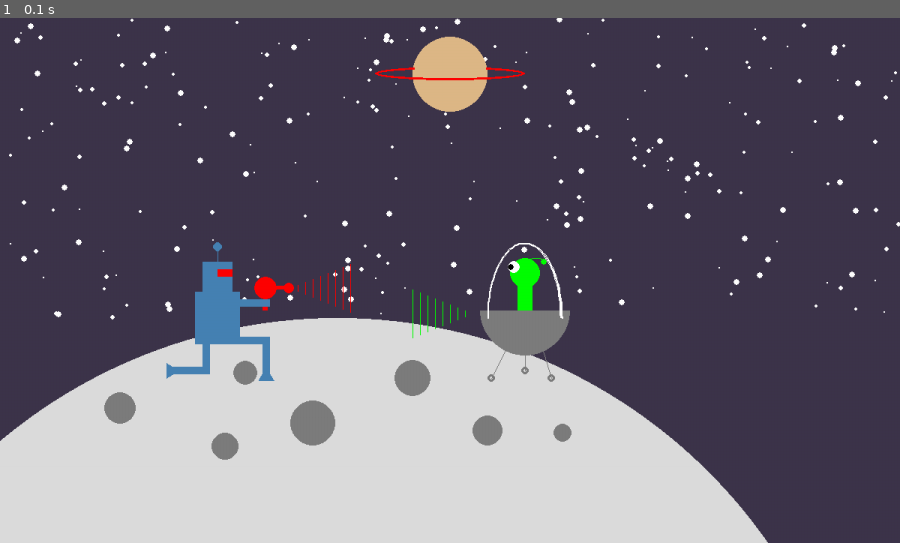
Above: before the commit, frame 1.
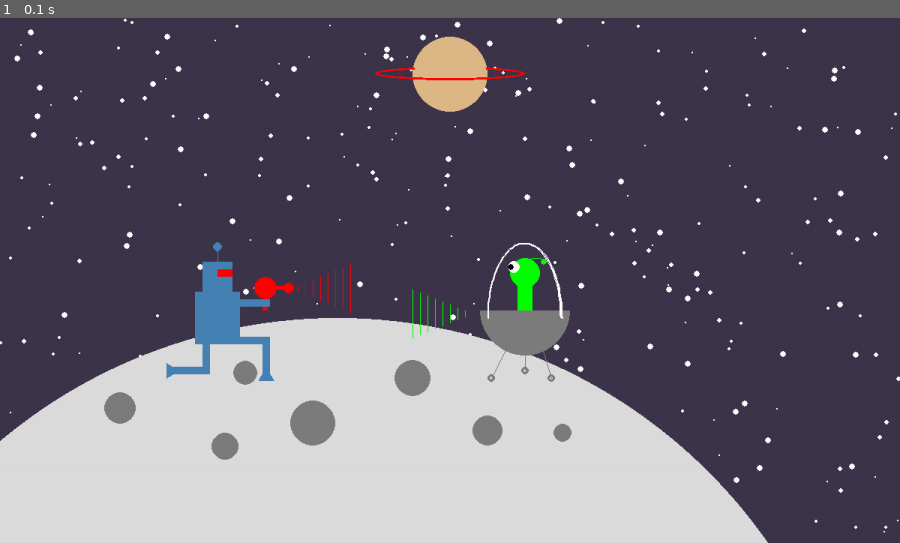
Above: after the commit, the same moment.

Repository: nedhulseman/pygames
Game: pygame game, started from background.py
Two runs of this game, one before a commit and one after it. Both use one fixed random seed, a clock stepped at 60 frames per second and the inputs below.
Inputs:
- Up to frame 1 (0.1 s): no input

The runs differ from the first frame. In frame 1, 1.7% of the frame differs, in the area x 0-100%, y 0-99%.

Commit message:
Update background.py

Diff:
--- a/background.py
+++ b/background.py
@@ -29,9 +29,9 @@
 windowSurface.fill(OBSIDIAN) #fill the background for space
 
 #draw stars
-for i in range(300):
+for i in range(400):
     x=randint(0, 1200)
-    y=randint(0, 400)
+    y=randint(0, 700)
     size=randint(0, 4)
     pygame.draw.circle(windowSurface, WHITE, (x, y), size, 0)
 
